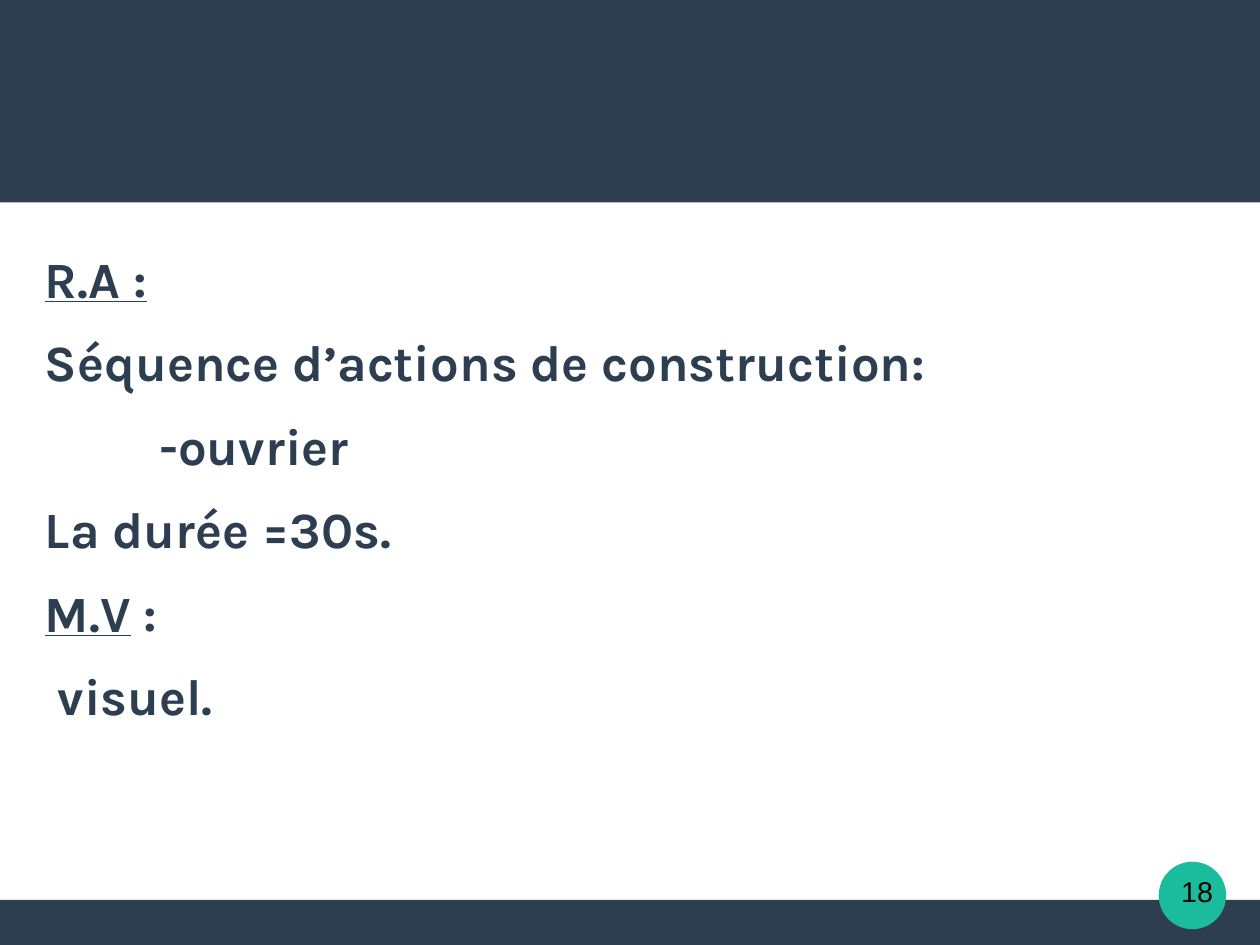
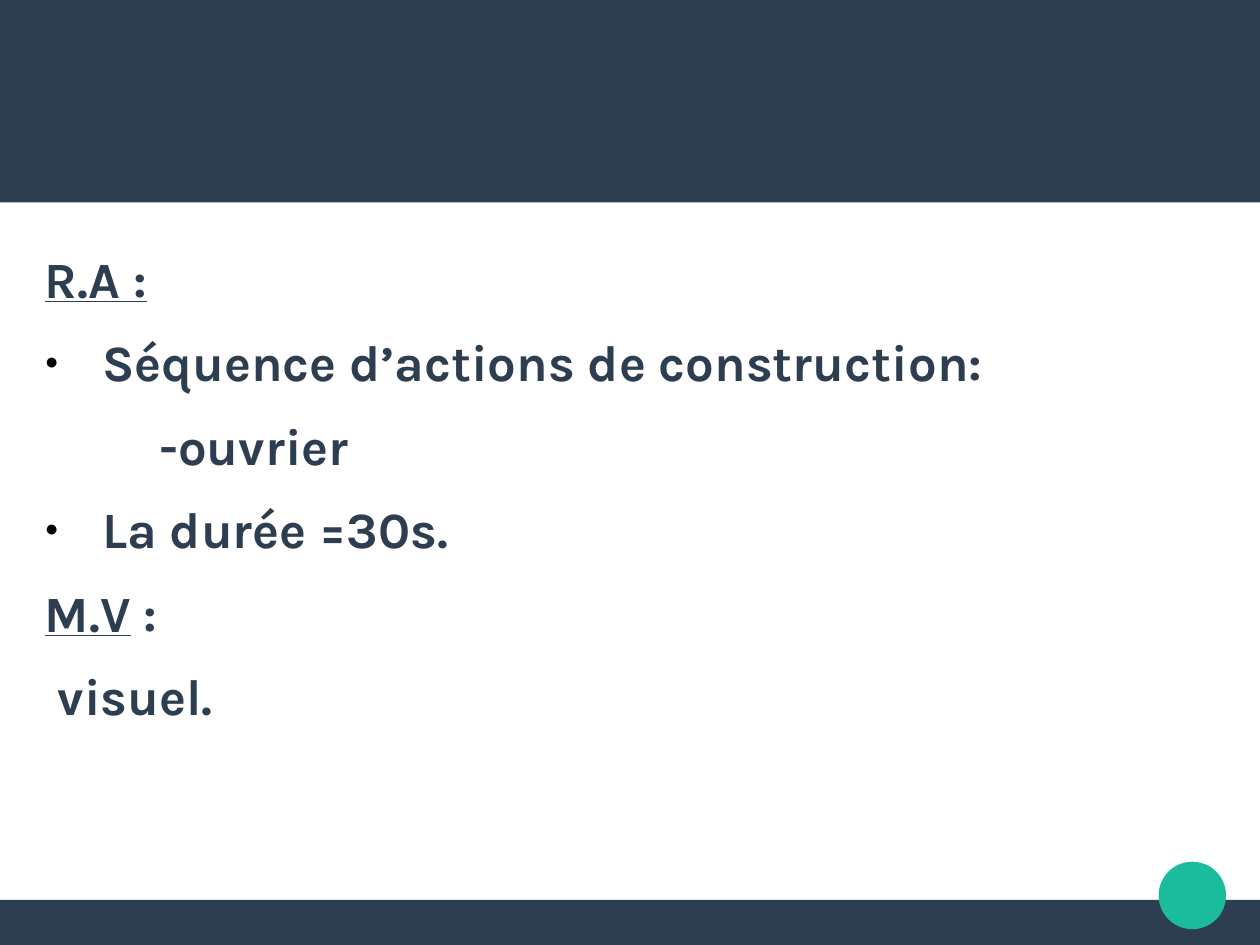
Before and after one commit to natmaurice/tme-il-smartbuilders, a slide deck: slide 18 of IL.odp. Drawn at 1260x945 pixels with LibreOffice and Linux fonts; fonts in the diff are those of the drawing. Boxes give left, top, right and bottom in pixels: in the first picture for what was removed or moved away, otherwise in the second. Text is boxed around its words. In the diff, an @@ line names an element or a change of style, - is before the commit and + after.

```diff
--- a/IL.odp
+++ b/IL.odp
@@ text at bbox=[102, 341, 983, 549]: bullet none to ● @@
@@ ellipse removed at bbox=[1159, 862, 1227, 930] @@
@@ freeform shape added at bbox=[1159, 862, 1227, 930], fill #1ABC9C @@
@@ text removed at bbox=[1181, 882, 1213, 903] @@
-18
@@ rectangle removed at bbox=[0, 900, 1260, 944] @@
@@ freeform shape added at bbox=[0, 900, 1260, 944], fill #2C3E50 @@
```
Also in this commit, not shown: 8 other slides changed, 1 other file.
